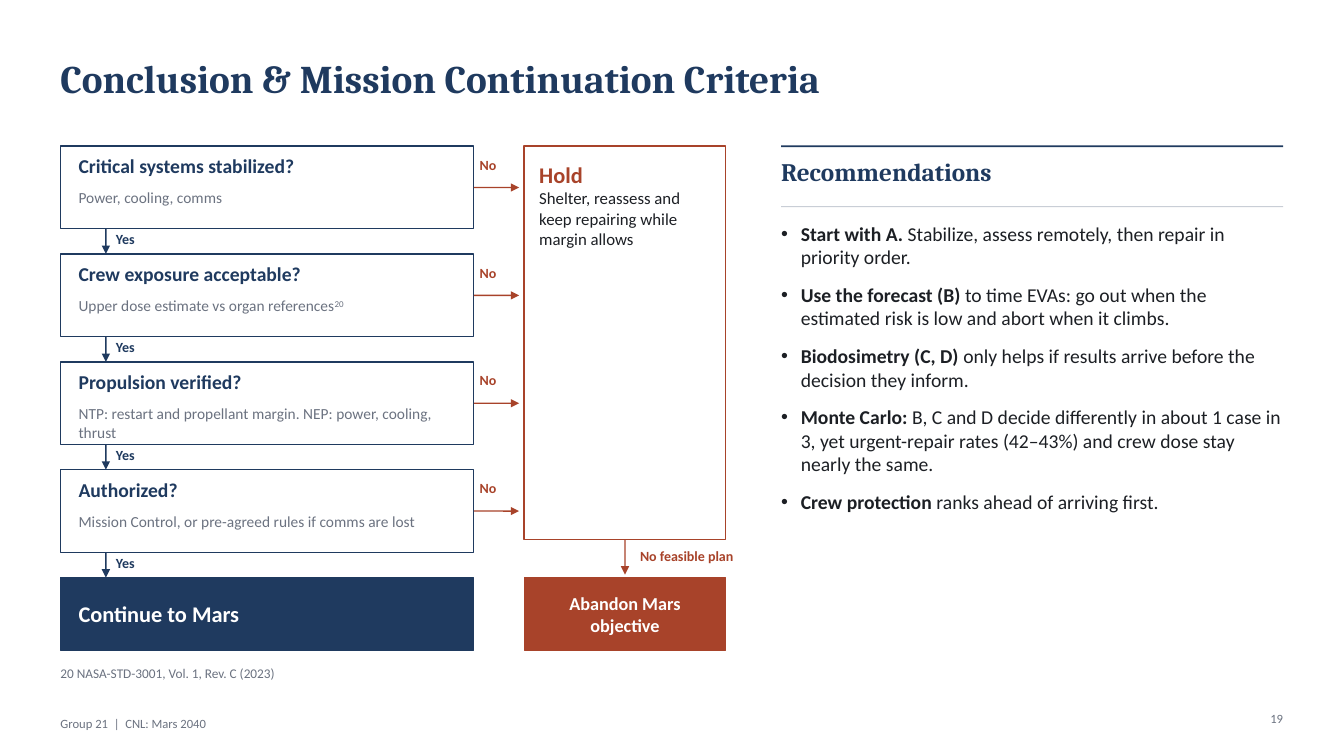
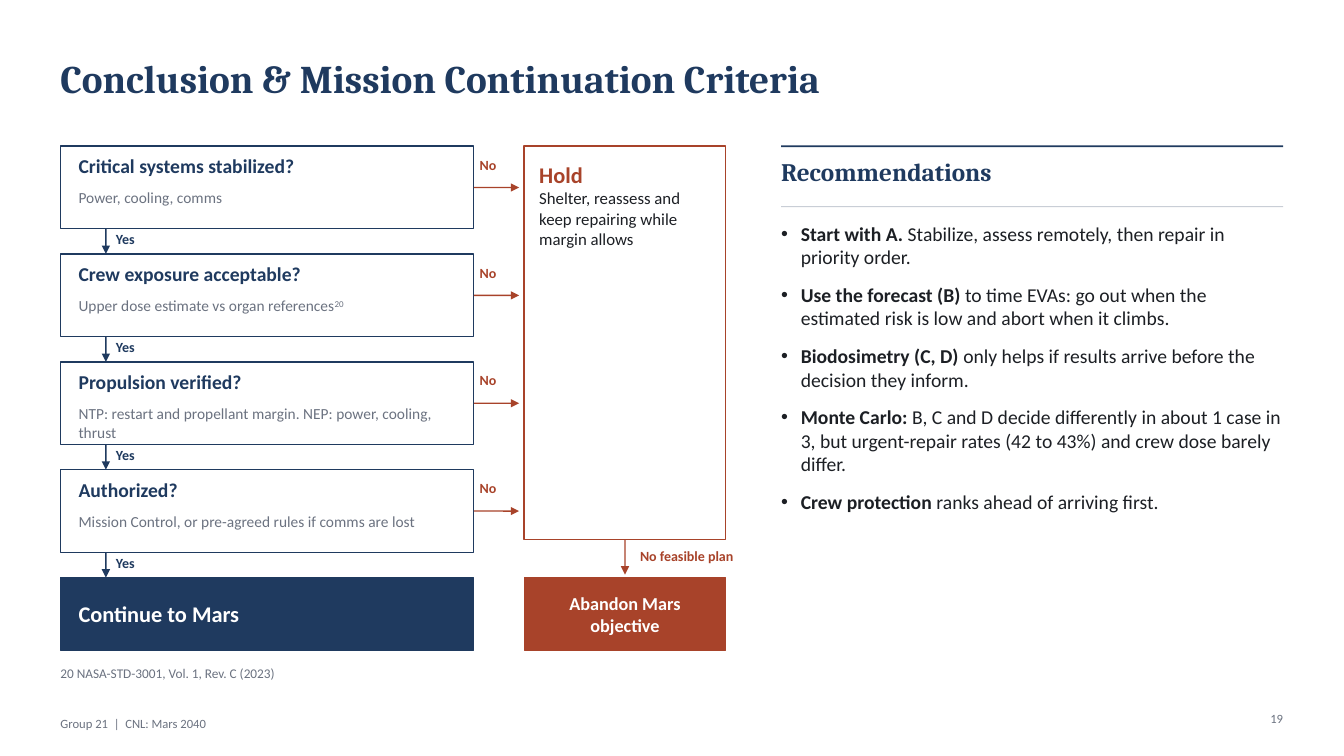
Before and after one commit to jruttan1/cnl-mars-2040, a slide deck: slide 19 of results/presentation/CNL_Team21_Presentation.pptx. Drawn at 1344x756 pixels with LibreOffice and Linux fonts; fonts in the diff are those of the drawing. Boxes give left, top, right and bottom in pixels: in the first picture for what was removed or moved away, otherwise in the second. Text is boxed around its words. In the diff, an @@ line names an element or a change of style, - is before the commit and + after.

```diff
--- a/results/presentation/CNL_Team21_Presentation.pptx
+++ b/results/presentation/CNL_Team21_Presentation.pptx
@@ text at box(801, 410, 1281, 471): text changed @@
-• Monte Carlo: B, C and D decide differently in about 1 case in 3, yet urgent-repair rates (42–43%) and crew dose stay nearly the same.
+• Monte Carlo: B, C and D decide differently in about 1 case in 3, but urgent-repair rates (42 to 43%) and crew dose barely differ.
```
Also in this commit, not shown: 5 other slides changed, 16 other files.
